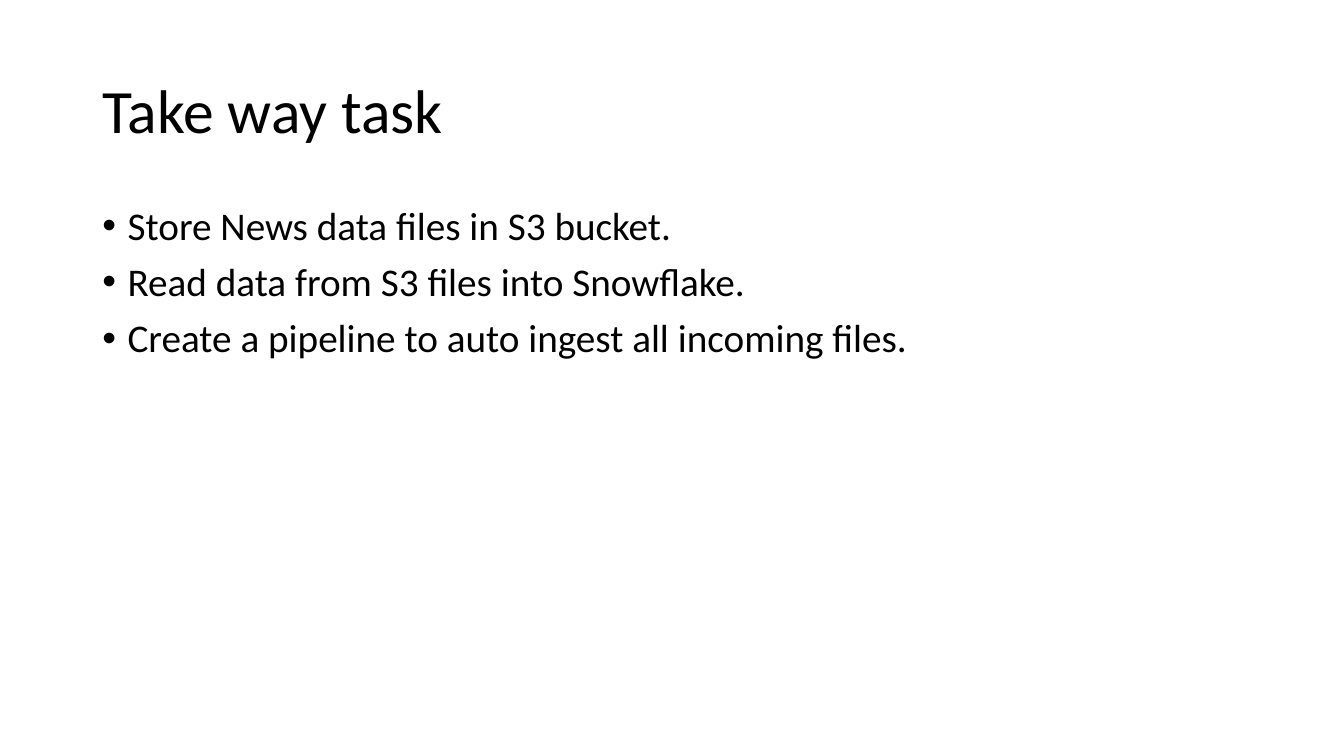
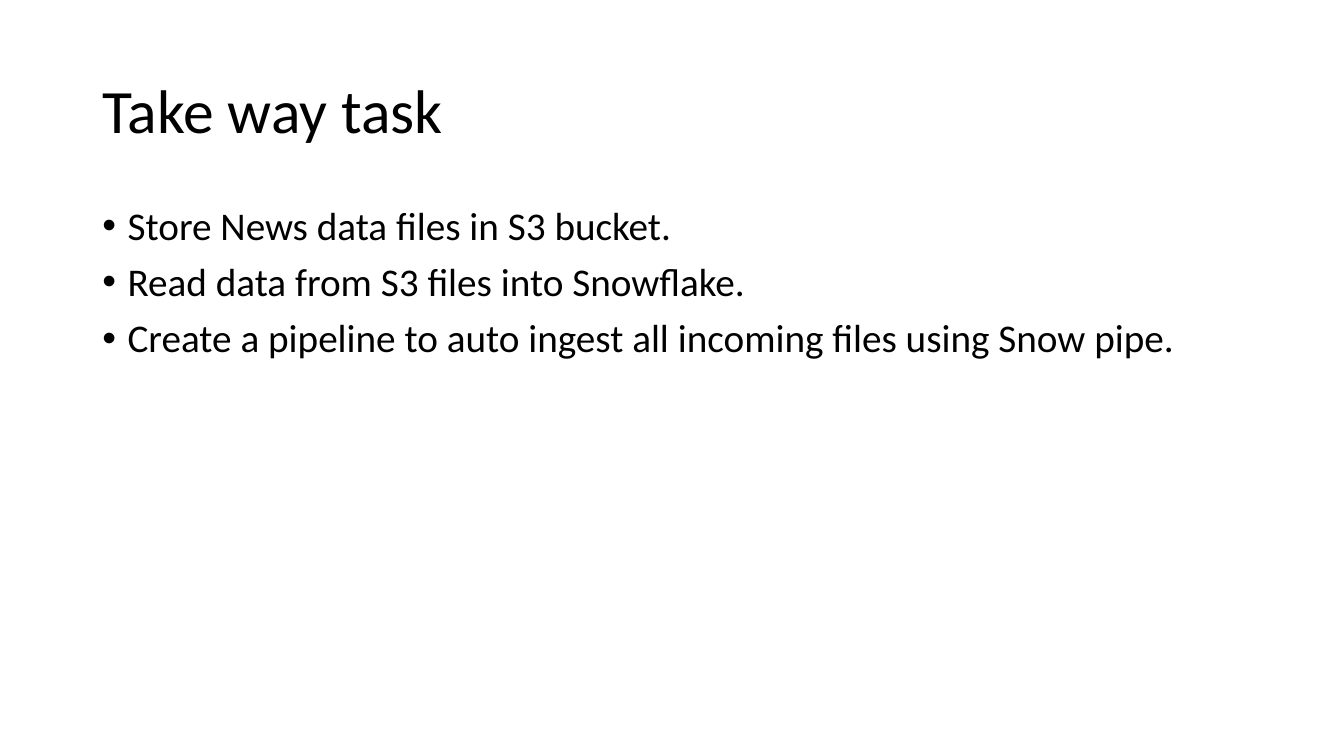
Before and after one commit to akchaudhary57/Snowflake-tutorial, a slide deck: slide 5 of Snowflake.pptm. Drawn at 1344x756 pixels with LibreOffice and Linux fonts; fonts in the diff are those of the drawing. Boxes give left, top, right and bottom in pixels: in the first picture for what was removed or moved away, otherwise in the second. Text is boxed around its words. In the diff, an @@ line names an element or a change of style, - is before the commit and + after.

```diff
--- a/Snowflake.pptm
+++ b/Snowflake.pptm
@@ text at <box>128,324,1173,359</box>: text changed @@
-• Create a pipeline to auto ingest all incoming files.
+• Create a pipeline to auto ingest all incoming files using Snow pipe.
```
Also in this commit, not shown: 1 other file.
